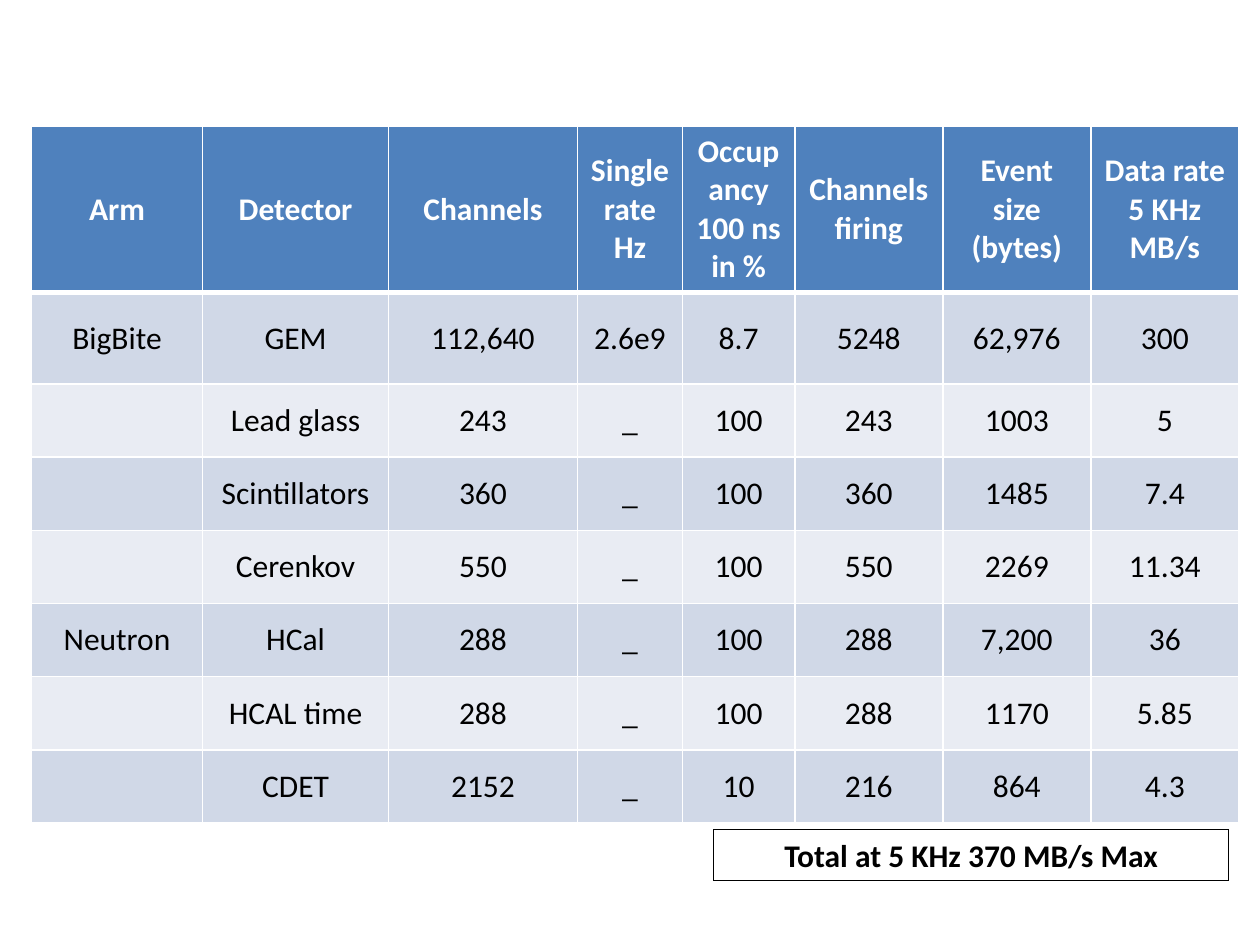
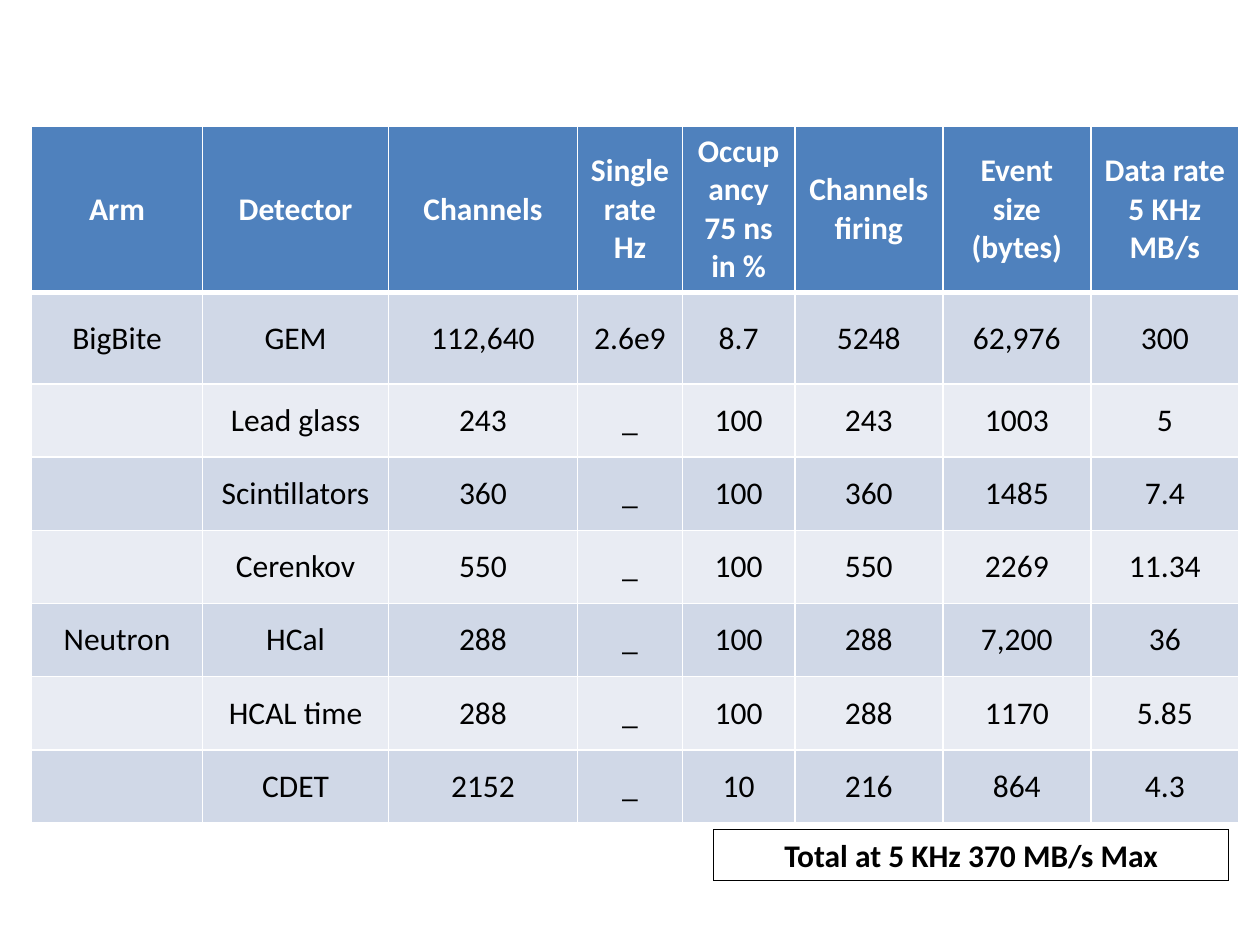
Before and after one commit to bmoffit/sbsdaq, a slide deck: slide 6 of 2015_DOE_Review/SuperBigBite DAQ update.pptx. Drawn at 1260x945 pixels with LibreOffice and Linux fonts; fonts in the diff are those of the drawing; grey boxes stand for pictures; background and template pictures are left out. Boxes give left, top, right and bottom in pixels: in the first picture for what was removed or moved away, otherwise in the second. Text is boxed around its words. In the diff, an @@ line names an element or a change of style, - is before the commit and + after.

```diff
--- a/2015_DOE_Review/SuperBigBite DAQ update.pptx
+++ b/2015_DOE_Review/SuperBigBite DAQ update.pptx
@@ table at <box>32,126,1236,820</box> @@
-row 1, column 5: Occupancy / 100 ns in %
+row 1, column 5: Occupancy / 75 ns in %
```
Also in this commit, not shown: 16 other slides changed, 1 other file.
